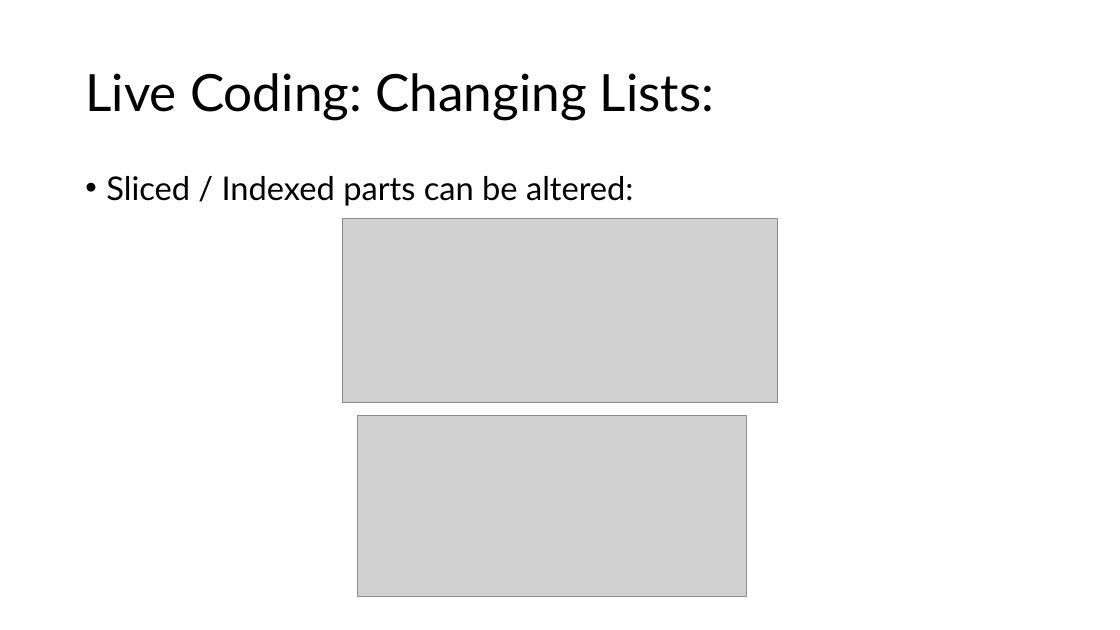
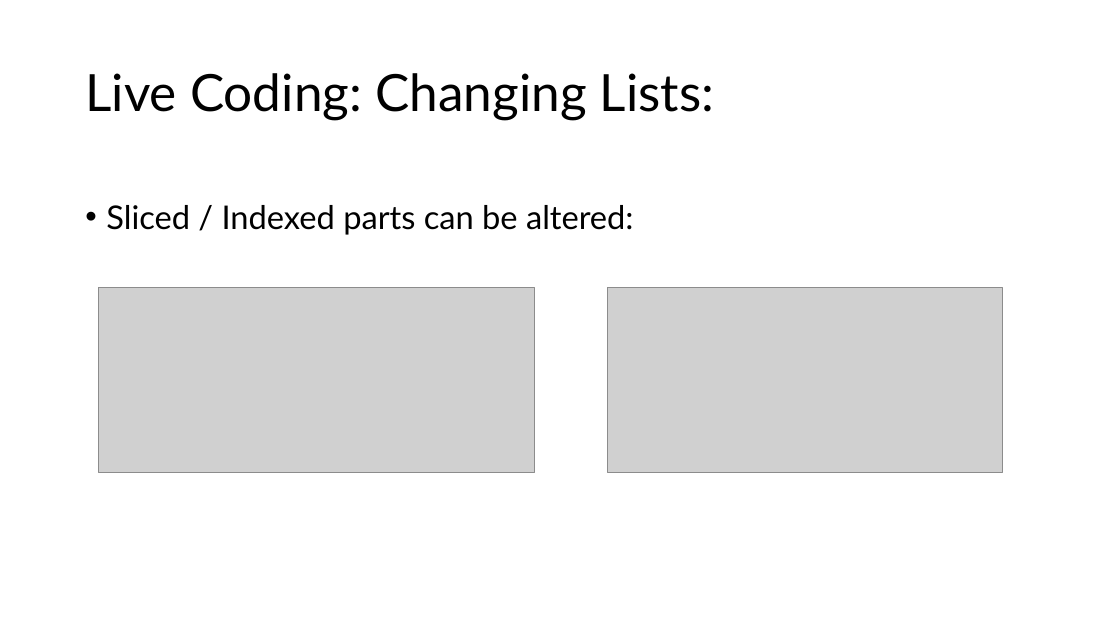
Before and after one commit to jonathanbollig/pycophy, a slide deck: slide 4 of Lectures/Chunk 4 - Lists and Tuples.pptx. Drawn at 1120x630 pixels with LibreOffice and Linux fonts; fonts in the diff are those of the drawing; grey boxes stand for pictures. Boxes give left, top, right and bottom in pixels: in the first picture for what was removed or moved away, otherwise in the second. Text is boxed around its words. In the diff, an @@ line names an element or a change of style, - is before the commit and + after.

```diff
--- a/Lectures/Chunk 4 - Lists and Tuples.pptx
+++ b/Lectures/Chunk 4 - Lists and Tuples.pptx
@@ text "Sliced / Indexed parts can ...": place and size @@
-text "Sliced / Indexed parts can ..." at box(106, 176, 634, 206)
+text "Sliced / Indexed parts can ..." at box(106, 205, 634, 235)
@@ picture: place and size @@
-picture at box(342, 218, 778, 402)
+picture at box(98, 288, 534, 472)
@@ picture: place and size @@
-picture at box(357, 415, 746, 597)
+picture at box(607, 288, 1002, 472)
```
Also in this commit, not shown: 3 other slides changed, 1 other file.
